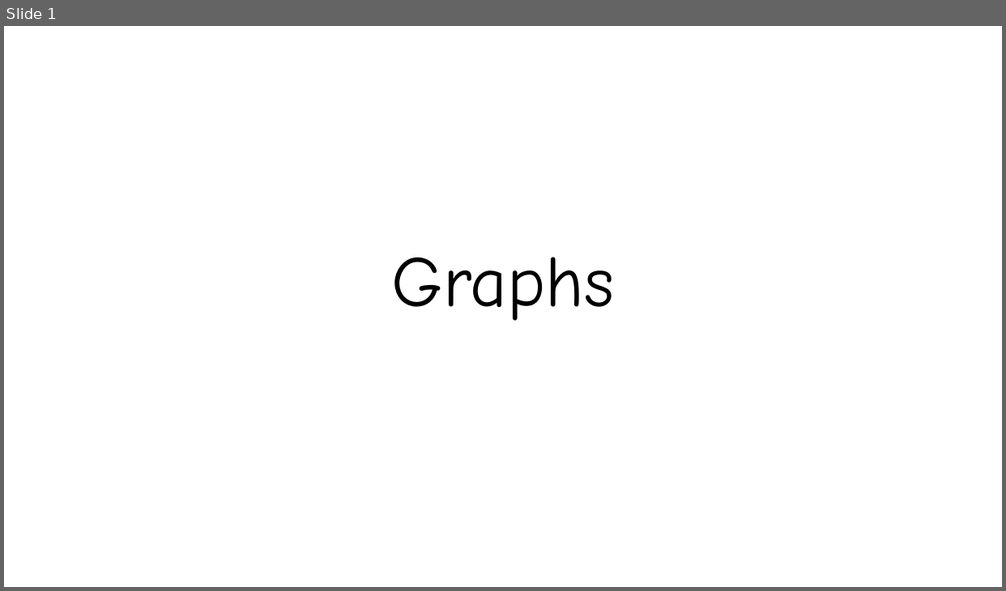
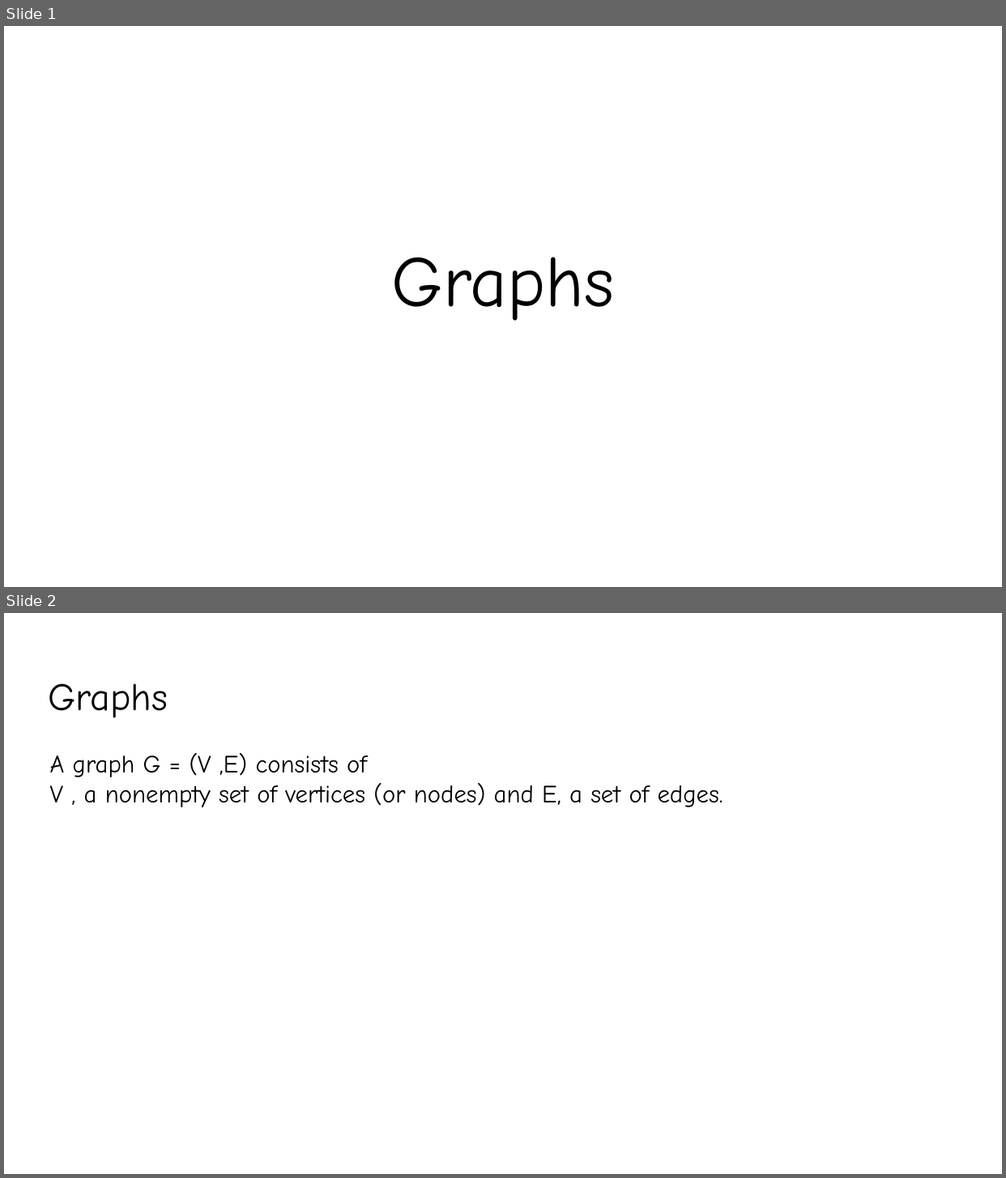
Before and after one commit to YeasirRayhanPrince/yeasirrayhanprince.github.io, a slide deck: cse106/slides/8.Graphs.pptx. Shown one above the other, each under a label of ours: slide 1 before the commit, slides 1 and 2 after it. The pictures are 1006x591 and 1006x1178 pixels, drawn with LibreOffice and Linux fonts; fonts in the diff are those of the drawing. Boxes give left, top, right and bottom in pixels: in the first picture for what was removed or moved away, otherwise in the second. Text is boxed around its words. In the diff, an @@ line names an element or a change of style, - is before the commit and + after.

```diff
--- a/cse106/slides/8.Graphs.pptx
+++ b/cse106/slides/8.Graphs.pptx
@@ slide 2 added at [4, 613, 1002, 1174], background #FFFFFF @@
@@ title added at [48, 683, 168, 718], 28 pt, text #000000 @@
+Graphs
@@ text added at [50, 753, 723, 807], 18 pt, text #000000 @@
+A graph G = (V ,E) consists of
+V , a nonempty set of vertices (or nodes) and E, a set of edges.
```
Also in this commit, not shown: 33 slides changed, 4 other slides added, 3 other files.
